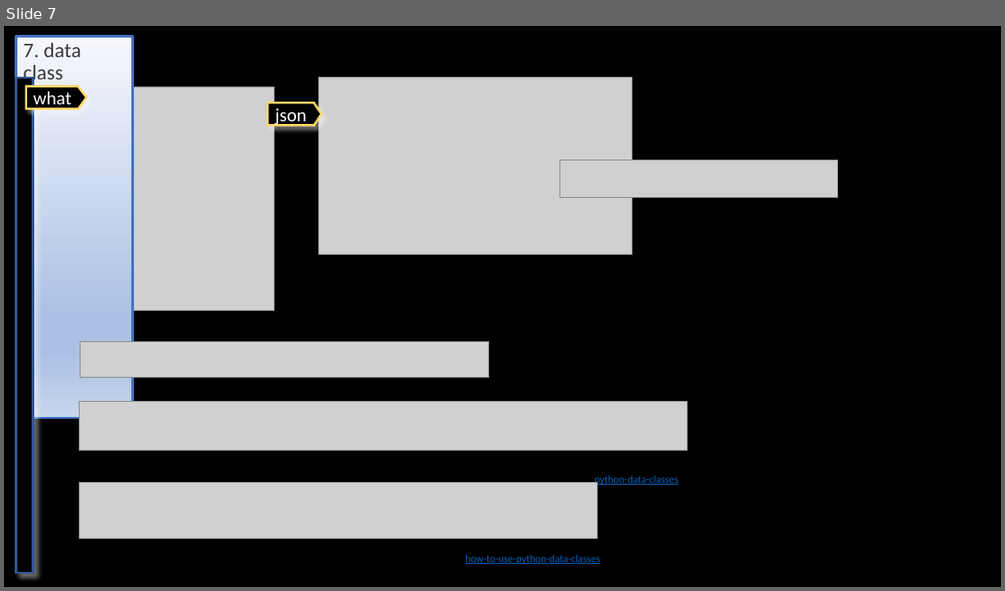
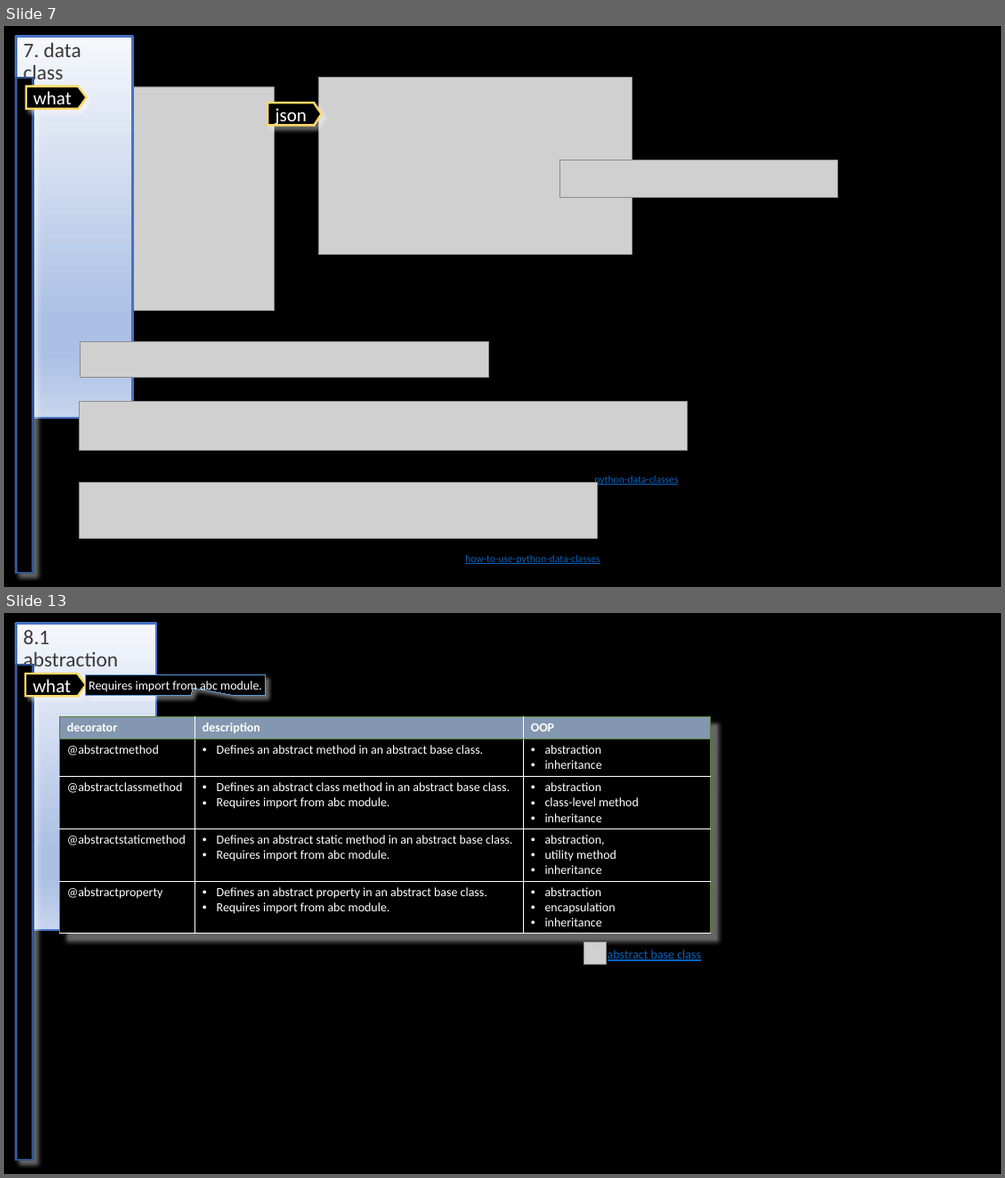
Before and after one commit to 1010836/portfolio, a slide deck: python/language/oop/oop.pptx. Shown one above the other, each under a label of ours: slide 7 before the commit, slides 7 and 13 after it; the slides between them are not shown. The pictures are 1005x591 and 1005x1178 pixels, drawn with LibreOffice and Linux fonts; fonts in the diff are those of the drawing; grey boxes stand for pictures; background and template pictures are left out. Boxes give left, top, right and bottom in pixels: in the first picture for what was removed or moved away, otherwise in the second. Text is boxed around its words. In the diff, an @@ line names an element or a change of style, - is before the commit and + after.

```diff
--- a/python/language/oop/oop.pptx
+++ b/python/language/oop/oop.pptx
@@ slide 13 added at (x1=4, y1=613, x2=1001, y2=1174), background #000000 @@
@@ title added at (x1=16, y1=624, x2=156, y2=653), fill gradient #F6F8FC to #ABC0E4 to #C7D5ED, outline #4472C4 2 pt, 20 pt, text #3B3838 @@
+8.1 abstraction
@@ rectangle added at (x1=16, y1=665, x2=33, y2=1159), fill #000000, outline #325491 2 pt @@
@@ freeform shape added at (x1=25, y1=674, x2=86, y2=696), fill #000000, outline #FFD966 2 pt, 18 pt, text #FFFFFF @@
+what
@@ speech box added at (x1=86, y1=675, x2=266, y2=696), fill #000000, outline #5B9BD5 0.75 pt, 12 pt, text #FFFFFF @@
+Requires import from abc module.
@@ table added at (x1=59, y1=716, x2=710, y2=933), 5 rows, 3 columns @@
+decorator | description | OOP
+@abstractmethod | Defines an abstract method in an abstract base class. | abstraction / inheritance
+@abstractclassmethod | Defines an abstract class method in an abstract base class. / Requires import from abc module. | abstraction / class-level method / inheritance
+@abstractstaticmethod | Defines an abstract static method in an abstract base class. / Requires import from abc module. | abstraction, / utility method / inheritance
+@abstractproperty | Defines an abstract property in an abstract base class. / Requires import from abc module. | abstraction / encapsulation / inheritance
@@ picture added at (x1=583, y1=941, x2=606, y2=964) @@
@@ text added at (x1=607, y1=949, x2=701, y2=961), 12 pt, text #0563C1, underline @@
+abstract base class
```
Also in this commit, not shown: 5 other slides added, 30 other files.
